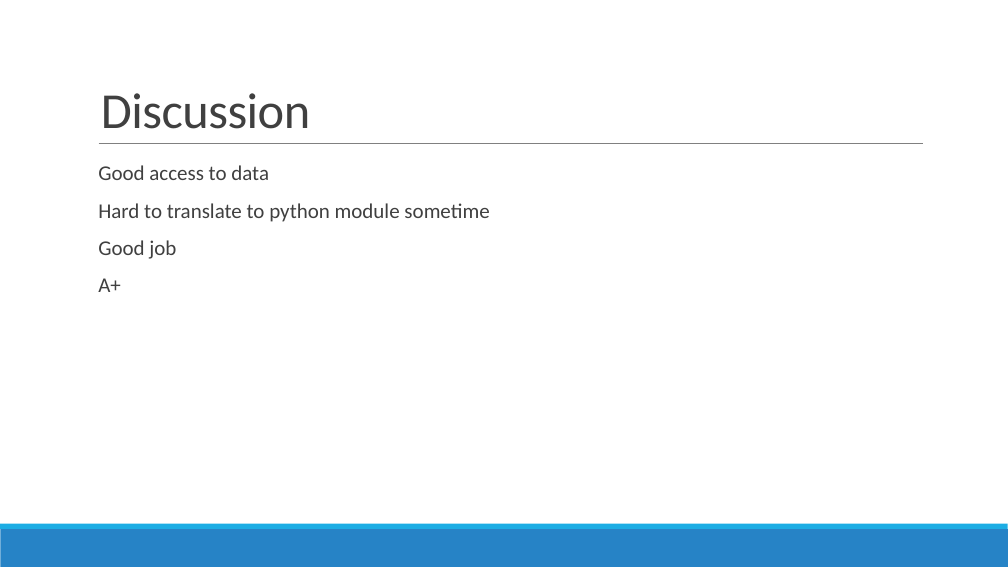
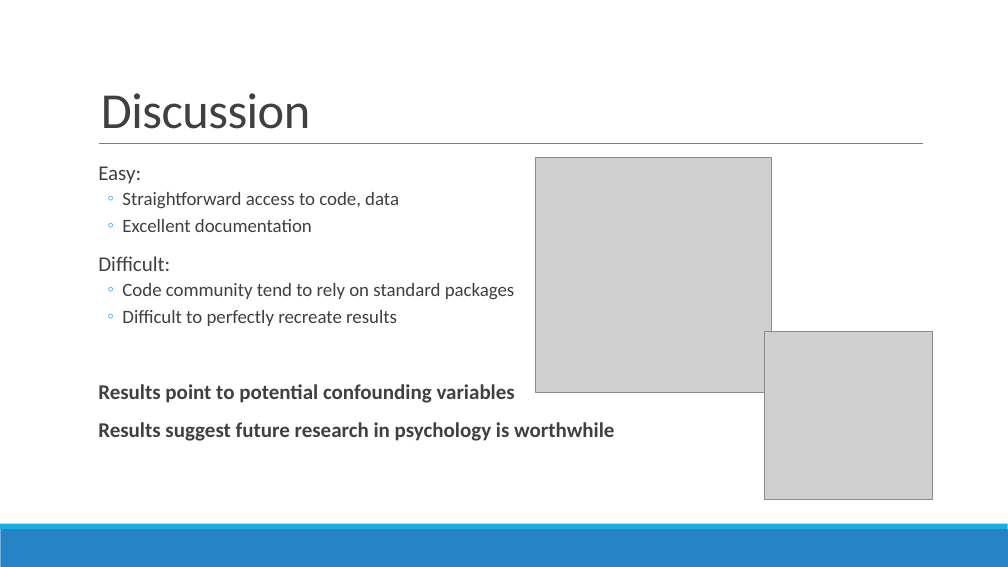
Before and after one commit to mich1eal/cs598_dl4hc, a slide deck: slide 6 of submissions/final/cog_therapy.pptx. Drawn at 1008x567 pixels with LibreOffice and Linux fonts; fonts in the diff are those of the drawing; grey boxes stand for pictures. Boxes give left, top, right and bottom in pixels: in the first picture for what was removed or moved away, otherwise in the second. Text is boxed around its words. In the diff, an @@ line names an element or a change of style, - is before the commit and + after.

```diff
--- a/submissions/final/cog_therapy.pptx
+++ b/submissions/final/cog_therapy.pptx
@@ text at bbox=[98, 166, 614, 441]: text changed; size 15 to 13.5 pt @@
-  Good access to data
-  Hard to translate to python module sometime
-  Good job
-  A+
+  Easy:
+  ◦ Straightforward access to code, data
+  ◦ Excellent documentation
+  Difficult:
+  ◦ Code community tend to rely on standard packages
+  ◦ Difficult to perfectly recreate results
+  Results point to potential confounding variables
+  Results suggest future research in psychology is worthwhile
@@ picture added at bbox=[536, 157, 771, 392] @@
@@ picture added at bbox=[764, 332, 932, 500] @@
```
Also in this commit, not shown: 1 other slide changed.
